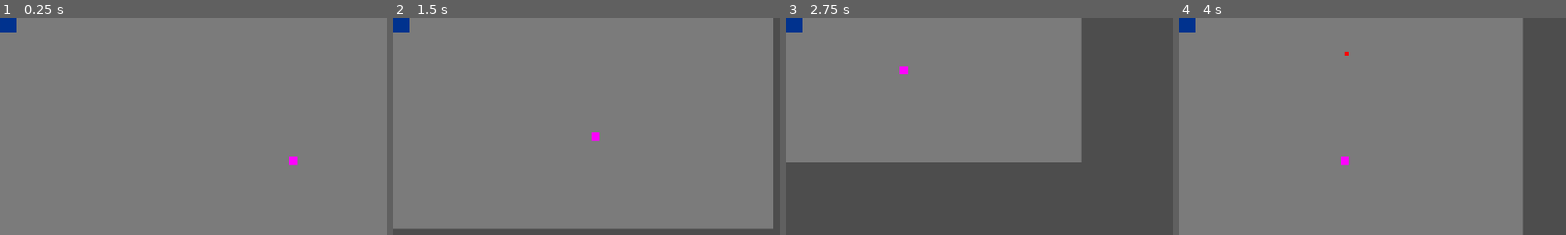
Above: before the commit, frames 1-4 (left to right).
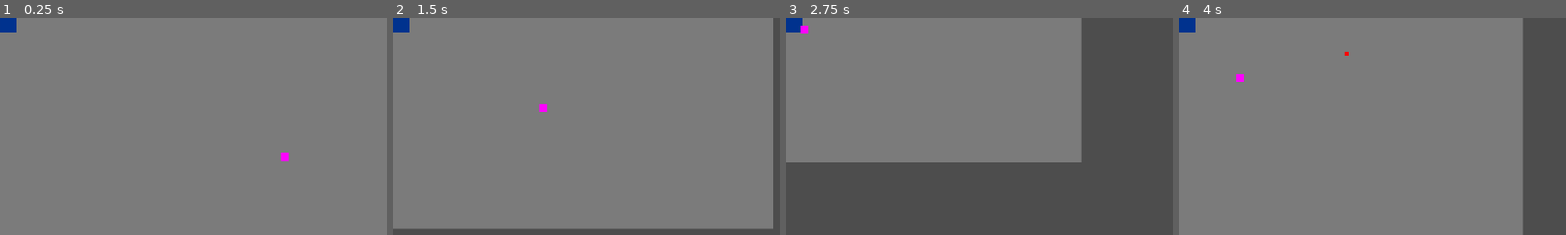
Above: after the commit, the same moments.

Repository: Lukko-Digital/WellesleyGameJam2024
Game: Godot game, scene res://src/main.tscn
Two runs of this game, one before a commit and one after it. Both use one fixed random seed, a clock stepped at 60 frames per second and the inputs below.
Inputs (mouse positions are % of the whole screen's width and height, from its top left):
- Up to frame 1 (0.25 s): no input
- Up to frame 2 (1.5 s): move the mouse to (72, 45) at 0.52 s; press the mouse at (72, 45) at 0.53 s; hold D (right) 0.53-1.28 s; move the mouse to (30, 55) at 1.27 s; release the mouse at (30, 55) at 1.28 s; hold S (down) from 1.28 s (still down); click (30, 55) at 1.35 s
- Up to frame 3 (2.75 s): move the mouse to (60, 28) at 2.02 s; release S (down) at 2.03 s; press the mouse at (60, 28) at 2.03 s; hold D (right) from 2.03 s (still down)
- Up to frame 4 (4 s): move the mouse to (45, 70) at 2.77 s; release D (right) at 2.78 s; release the mouse at (45, 70) at 2.78 s; hold W (up) 2.78-3.53 s; click (45, 70) at 2.85 s; move the mouse to (80, 65) at 3.52 s; press the mouse at (80, 65) at 3.53 s; hold A (left) from 3.53 s (still down)
The pictures show only the part of the screen within x 49-99%, y 49-98%; the shares and areas given below are measured in that part.

The runs differ from the first frame. In frame 1, 0.2% of the frame differs, in the area x 72-77%, y 62-68%; in frame 2, 0.2%; in frame 3, 0.2%; in frame 4, 0.2%.

Commit message:
add nav layer

Diff:
--- a/project.godot
+++ b/project.godot
@@ -51,5 +51,6 @@
 [layer_names]
 
 2d_physics/layer_1="TERRAIN"
+2d_navigation/layer_1="ENEMY"
 2d_physics/layer_2="PLAYER"
 2d_physics/layer_3="ENEMY"
--- a/src/main.tscn
+++ b/src/main.tscn
@@ -1,7 +1,12 @@
-[gd_scene load_steps=3 format=3 uid="uid://h4opngj3ywq"]
+[gd_scene load_steps=4 format=3 uid="uid://h4opngj3ywq"]
 
 [ext_resource type="PackedScene" uid="uid://tu268rhi3o1q" path="res://src/player/player.tscn" id="1_thqqx"]
 [ext_resource type="PackedScene" uid="uid://gkgcqo2tgi64" path="res://src/enemies/dasher.tscn" id="2_71rgm"]
+
+[sub_resource type="NavigationPolygon" id="NavigationPolygon_fbgpi"]
+vertices = PackedVector2Array(1726, 3, 1720, 885, 0, 887, 6, 3)
+polygons = Array[PackedInt32Array]([PackedInt32Array(0, 1, 2, 3)])
+outlines = Array[PackedVector2Array]([PackedVector2Array(1726, 3, 1720, 885, 0, 887, 6, 3)])
 
 [node name="main" type="Node2D"]
 position = Vector2(683, 408)
@@ -14,6 +19,9 @@
 mouse_filter = 2
 color = Color(1, 1, 1, 0.262745)
 
+[node name="NavigationRegion2D" type="NavigationRegion2D" parent="ColorRect"]
+navigation_polygon = SubResource("NavigationPolygon_fbgpi")
+
 [node name="player" parent="." instance=ExtResource("1_thqqx")]
 
 [node name="Camera2D" type="Camera2D" parent="player"]
